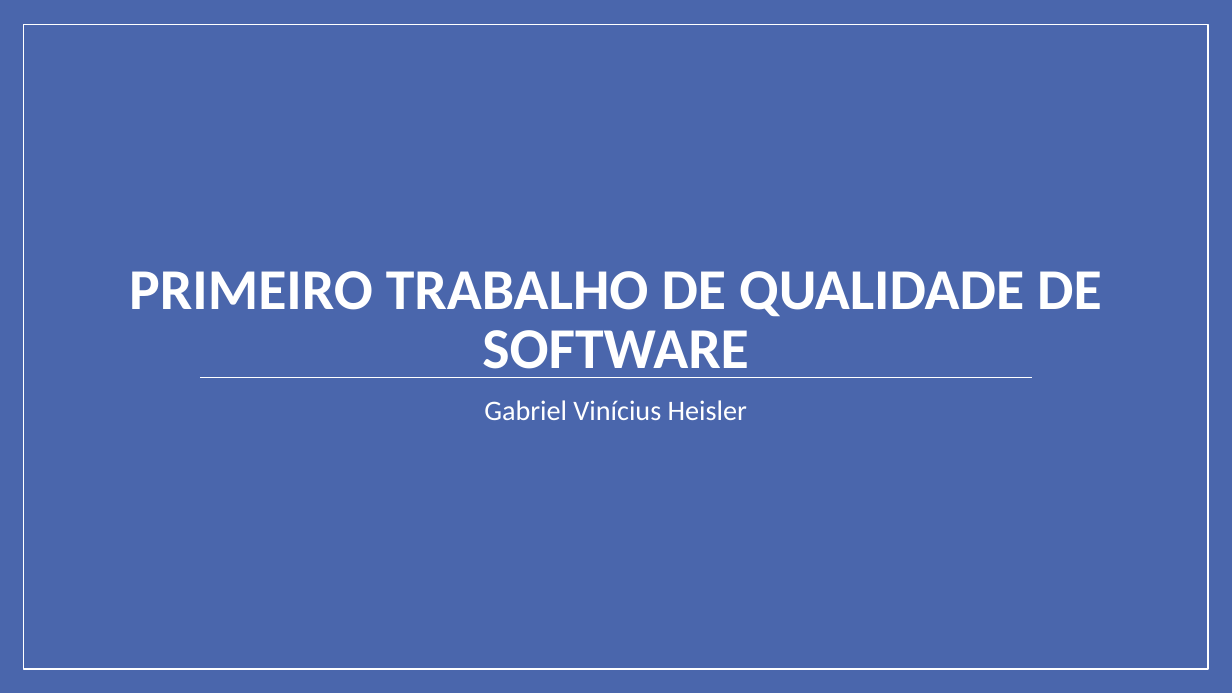
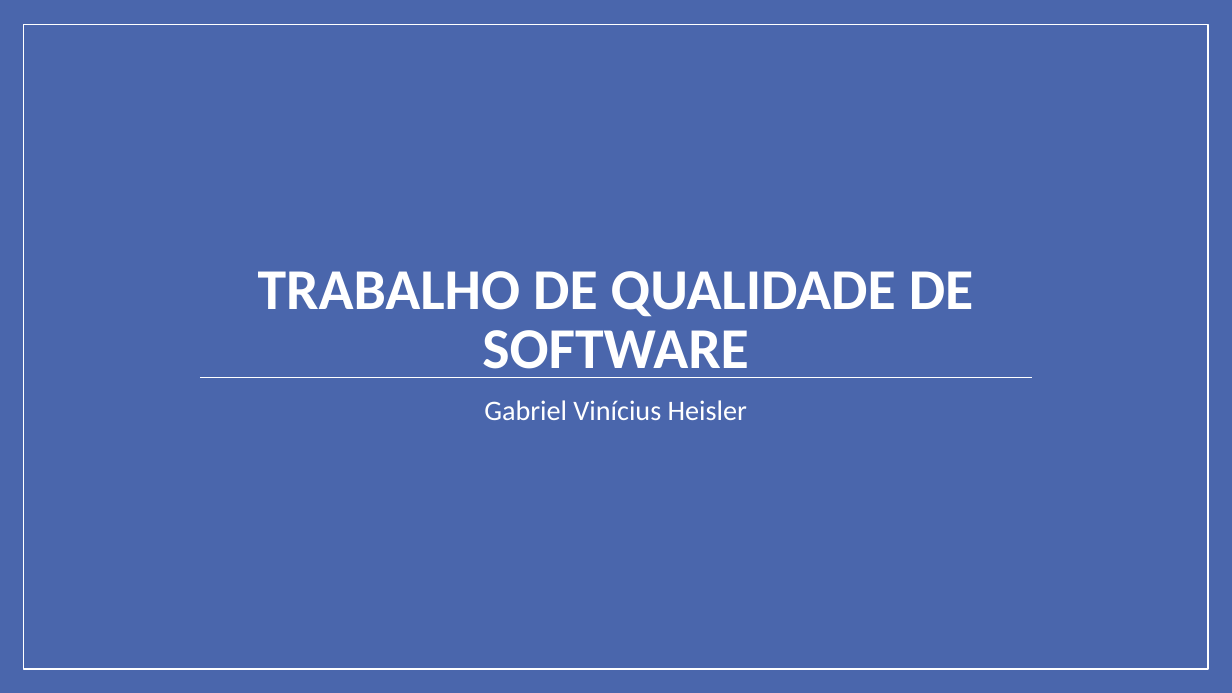
Before and after one commit to gvheisler/qualidade-de-software, a slide deck: slide 1 of t1/presentation.pptx. Drawn at 1232x693 pixels with LibreOffice and Linux fonts; fonts in the diff are those of the drawing. Boxes give left, top, right and bottom in pixels: in the first picture for what was removed or moved away, otherwise in the second. Text is boxed around its words. In the diff, an @@ line names an element or a change of style, - is before the commit and + after.

```diff
--- a/t1/presentation.pptx
+++ b/t1/presentation.pptx
@@ title at box(258, 271, 974, 378): text changed @@
-PRIMEIRO TRABALHO DE QUALIDADE DE SOFTWARE
+TRABALHO DE QUALIDADE DE SOFTWARE
```
Also in this commit, not shown: 2 other files.
